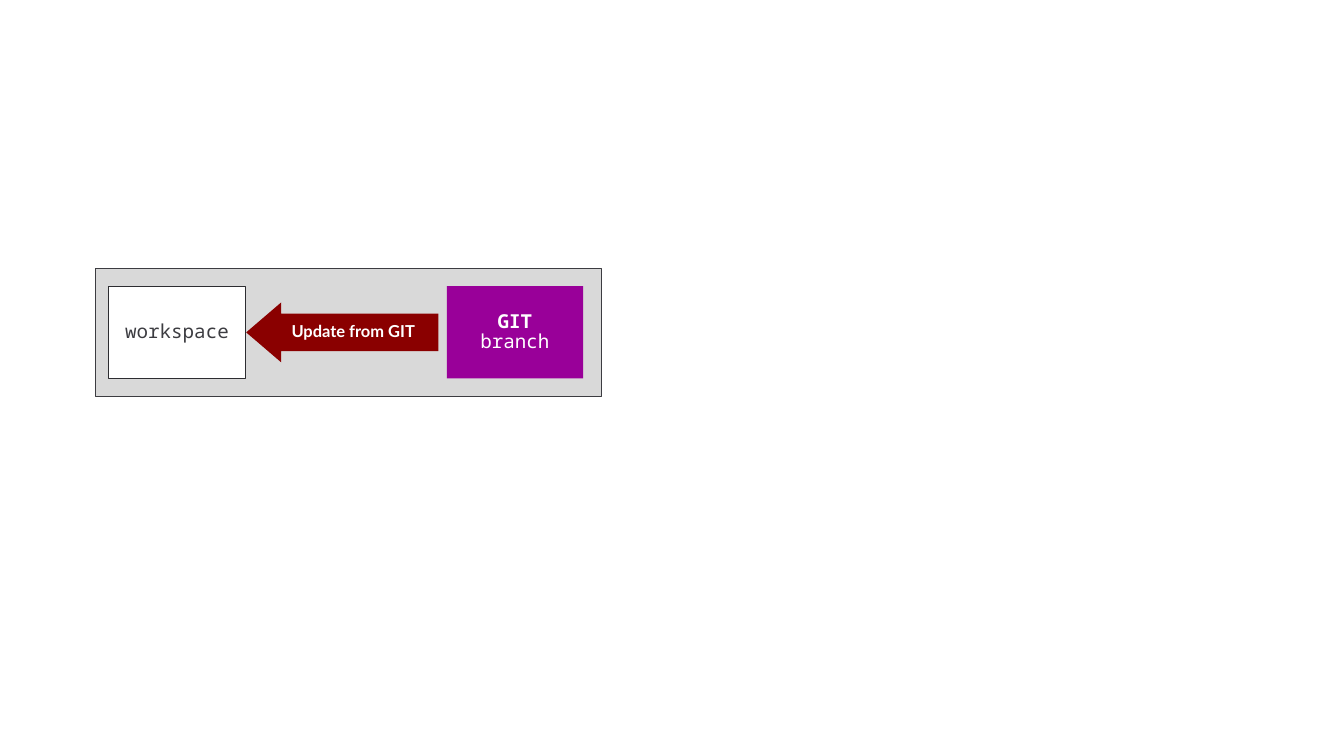
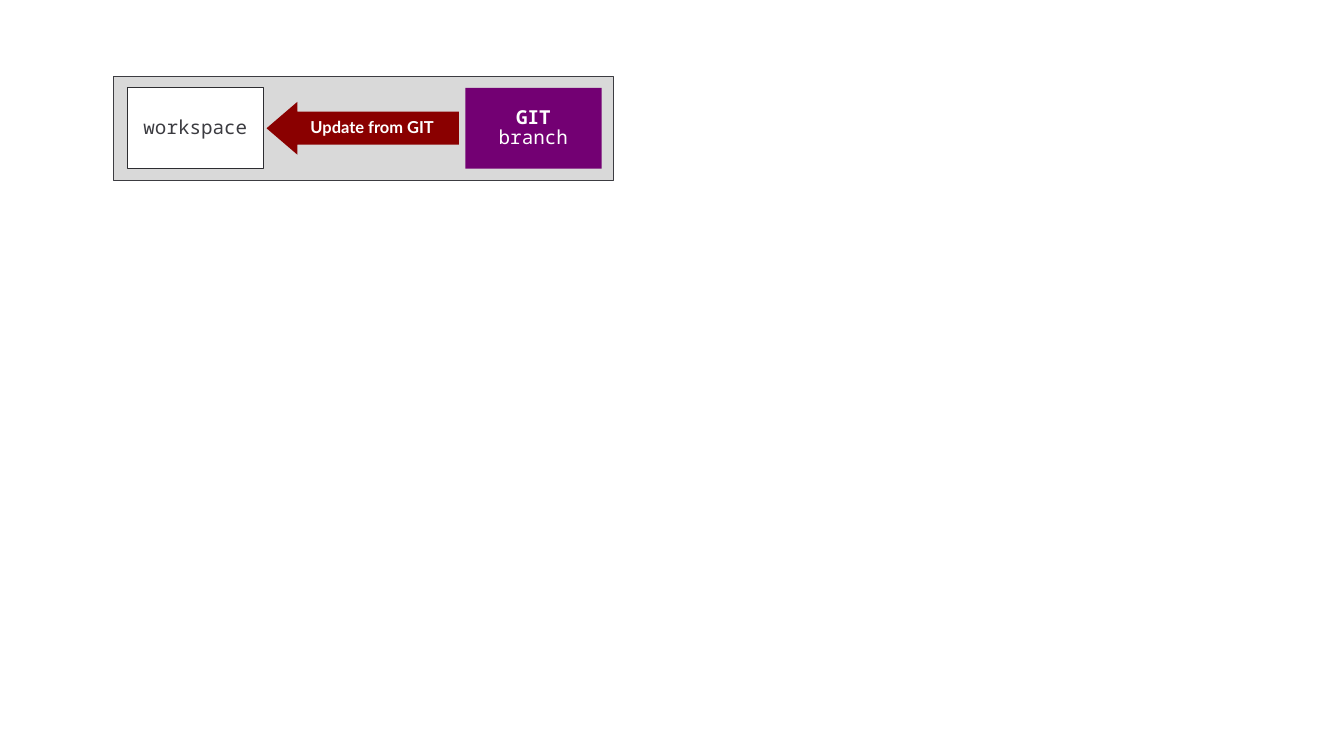
Before and after one commit to FabricDevCamp/fabric-cicd-whitepaper, a slide deck: slide 7 of pptx/Part 1 - Overview of Fabric CICD.pptx (slide 13 before the commit). Drawn at 1344x756 pixels with LibreOffice and Linux fonts; fonts in the diff are those of the drawing. Boxes give left, top, right and bottom in pixels: in the first picture for what was removed or moved away, otherwise in the second. Text is boxed around its words. In the diff, an @@ line names an element or a change of style, - is before the commit and + after.

```diff
--- a/pptx/Part 1 - Overview of Fabric CICD.pptx
+++ b/pptx/Part 1 - Overview of Fabric CICD.pptx
@@ rectangle resized from (x1=96, y1=269, x2=602, y2=397) to (x1=114, y1=76, x2=613, y2=180) @@
@@ rectangle "workspace" resized from (x1=109, y1=287, x2=245, y2=378) to (x1=127, y1=88, x2=264, y2=169) @@
@@ rectangle "GIT" resized from (x1=447, y1=287, x2=583, y2=378) to (x1=465, y1=88, x2=602, y2=169) @@
@@ rectangle "GIT" at (x1=465, y1=88, x2=602, y2=169): fill #990099 to #730073 @@
@@ right arrow "Update from GIT" resized from (x1=246, y1=302, x2=439, y2=363) to (x1=267, y1=102, x2=460, y2=154) @@
```
Also in this commit, not shown: 9 other slides changed, 31 slides added, 7 slides removed, 5 other files.
